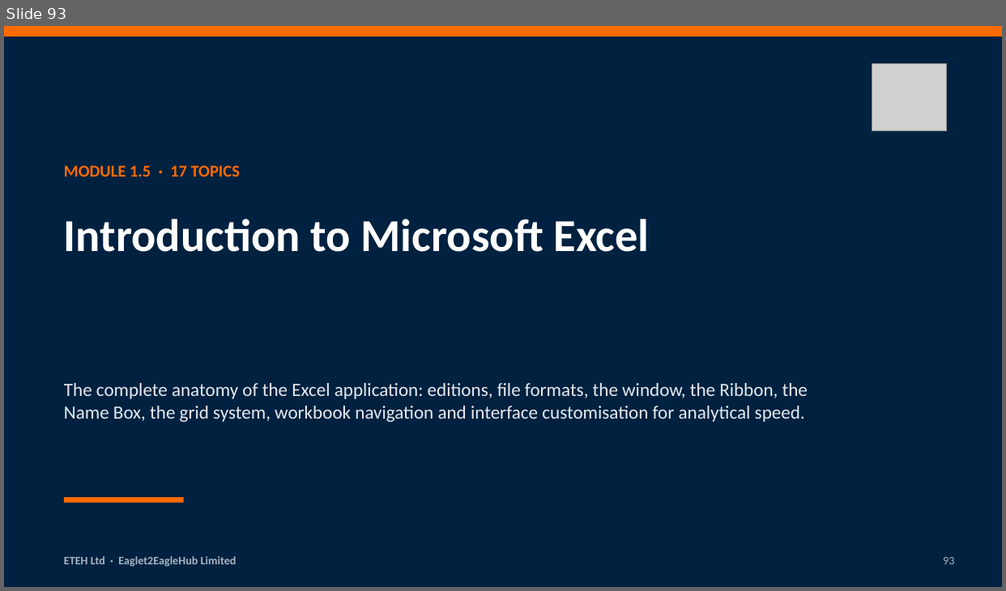
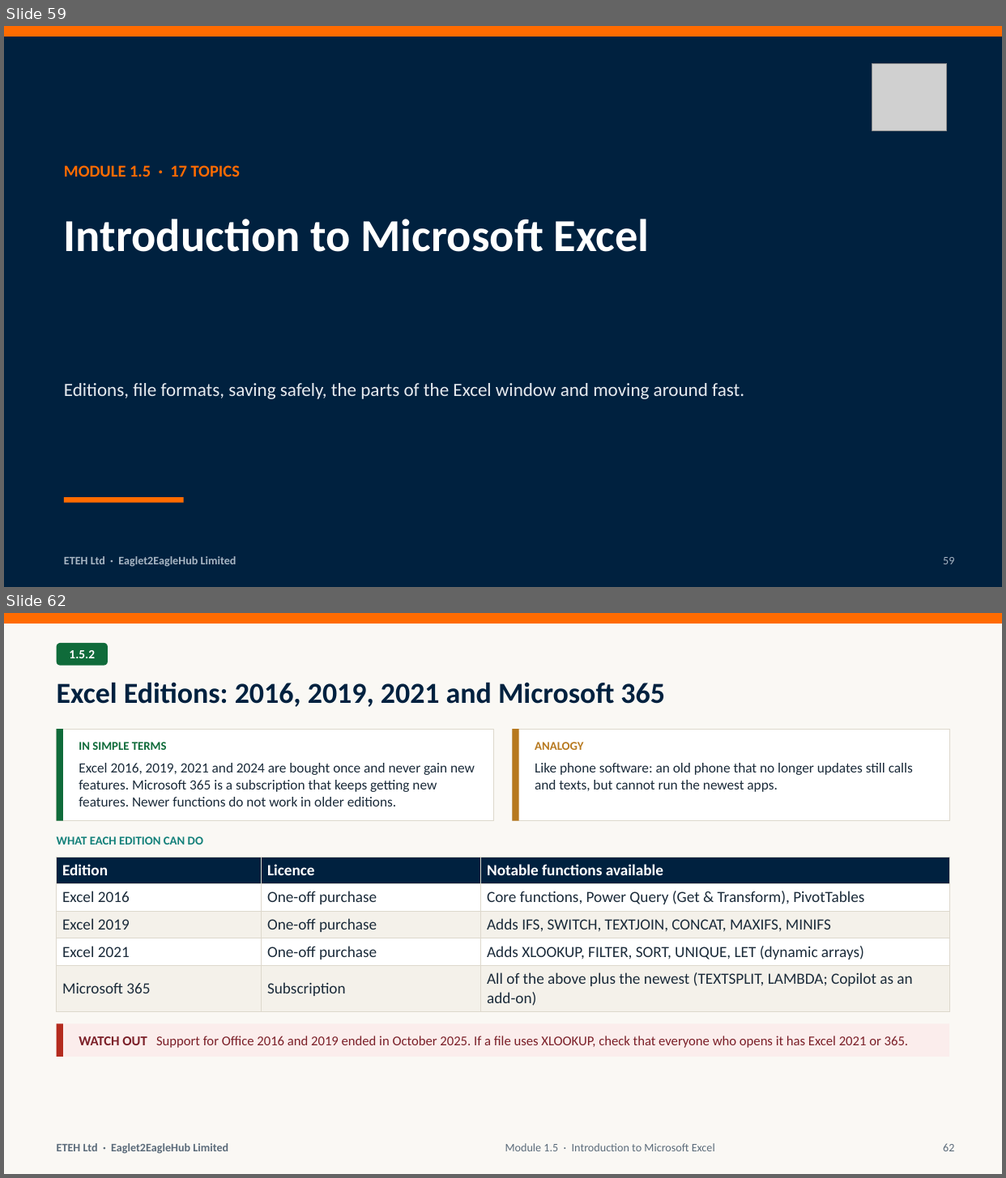
Before and after one commit to MaxiKen/ETEH, a slide deck: ETEH_Bootcamp_Pack/ETEH_Vol1_Week1_Foundations_Slides.pptx. Shown one above the other, each under a label of ours: slide 93 before the commit, slides 59 and 62 after it; the slides between them are not shown. The pictures are 1006x591 and 1006x1178 pixels, drawn with LibreOffice and Linux fonts; fonts in the diff are those of the drawing; grey boxes stand for pictures. Boxes give left, top, right and bottom in pixels: in the first picture for what was removed or moved away, otherwise in the second. Text is boxed around its words. In the diff, an @@ line names an element or a change of style, - is before the commit and + after.

Commit message:
Edition 3, Week 1: new deck (146 slides), self-contained examples workbook, assignment Function Guide
- Deck rebuilt from the ETEH template: one slide per topic, definition / in simple terms / analogy / example only where needed;
  example tables labelled by table name; workbook introduced once at the start of the week.
- Examples workbook rebuilt (02_sec_w1.py + w1x.py + v3/wb_a|b|c.py): all 111 mini-sections covered with steps,
  worked solutions (live formulas), ~220 exercises with live checks, and an answer key per module.
- Assignment: Function Guide sheet for XLOOKUP, AVERAGEIFS, MINIFS, COUNTIFS, EDATE, TEXT, SUMIFS date window, distinct count.
- Fix: tDirtySales has 335 text dates (116 + 106 + 113), not 113.
- README: Edition 3 section.

```diff
--- a/ETEH_Bootcamp_Pack/ETEH_Vol1_Week1_Foundations_Slides.pptx
+++ b/ETEH_Bootcamp_Pack/ETEH_Vol1_Week1_Foundations_Slides.pptx
@@ slide 62 added at (4, 613, 1002, 1174), background #FAF8F4 @@
@@ rectangle added at (4, 613, 1002, 624), fill #FF6B00 @@
@@ rounded rectangle added at (57, 643, 108, 666), fill #0F6B3A @@
@@ text added at (69, 650, 95, 658), 12 pt, text #FFFFFF, bold @@
+1.5.2
@@ title added at (57, 682, 665, 707), 28 pt, text #00213F, bold @@
+Excel Editions: 2016, 2019, 2021 and Microsoft 365
@@ rectangle added at (57, 729, 493, 821), fill #FFFFFF, outline #DDD8CC 0.75 pt @@
@@ rectangle added at (57, 729, 63, 821), fill #0F6B3A @@
@@ rectangle added at (513, 729, 949, 821), fill #FFFFFF, outline #DDD8CC 0.75 pt @@
@@ rectangle added at (513, 729, 519, 821), fill #B7791F @@
@@ text added at (79, 742, 167, 750), 11.5 pt, text #0F6B3A, bold @@
+IN SIMPLE TERMS
@@ text added at (535, 742, 583, 750), 11.5 pt, text #B7791F, bold @@
+ANALOGY
@@ text added at (79, 763, 475, 807), 13.5 pt, text #1B2B3A @@
+Excel 2016, 2019, 2021 and 2024 are bought once and never gain new features. Microsoft 365 is a subscription that keeps getting new features. Newer functions do not work in older editions.
@@ text added at (535, 763, 913, 792), 13.5 pt, text #1B2B3A @@
+Like phone software: an old phone that no longer updates still calls and texts, but cannot run the newest apps.
@@ text added at (57, 837, 203, 845), 11.5 pt, text #13807A, bold @@
+WHAT EACH EDITION CAN DO
@@ table added at (57, 857, 949, 1013), 5 rows, 3 columns @@
+Edition | Licence | Notable functions available
+Excel 2016 | One-off purchase | Core functions, Power Query (Get & Transform), PivotTables
+Excel 2019 | One-off purchase | Adds IFS, SWITCH, TEXTJOIN, CONCAT, MAXIFS, MINIFS
+Excel 2021 | One-off purchase | Adds XLOOKUP, FILTER, SORT, UNIQUE, LET (dynamic arrays)
+Microsoft 365 | Subscription | All of the above plus the newest (TEXTSPLIT, LAMBDA; Copilot as an add-on)
@@ rectangle added at (57, 1024, 949, 1057), fill #FBEDEC @@
@@ rectangle added at (57, 1024, 63, 1057), fill #B42B1E @@
@@ text added at (79, 1036, 909, 1048), 13 pt, text #7B1F28 @@
+WATCH OUT Support for Office 2016 and 2019 ended in October 2025. If a file uses XLOOKUP, check that everyone who opens it has Excel 2021 or 365.
@@ text added at (57, 1144, 228, 1154), 11 pt, text #5B6B7A, bold @@
+ETEH Ltd · Eaglet2EagleHub Limited
@@ text added at (505, 1144, 715, 1152), 11 pt, text #5B6B7A @@
+Module 1.5 · Introduction to Microsoft Excel
@@ text added at (943, 1144, 954, 1152), 11 pt, text #5B6B7A @@
+62
@@ what was slide 93 is now slide 59 @@
@@ slide 59 changed as well @@
@@ text at (64, 383, 744, 399): text changed @@
-The complete anatomy of the Excel application: editions, file formats, the window, the Ribbon, the Name Box, the grid system, workbook navigation and interface customisation for analytical speed.
+Editions, file formats, saving safely, the parts of the Excel window and moving around fast.
@@ text at (943, 557, 954, 565): text changed @@
-93
+59
```
Also in this commit, not shown: 13 other slides changed, 131 other slides added, 222 slides removed, 20 other files.
